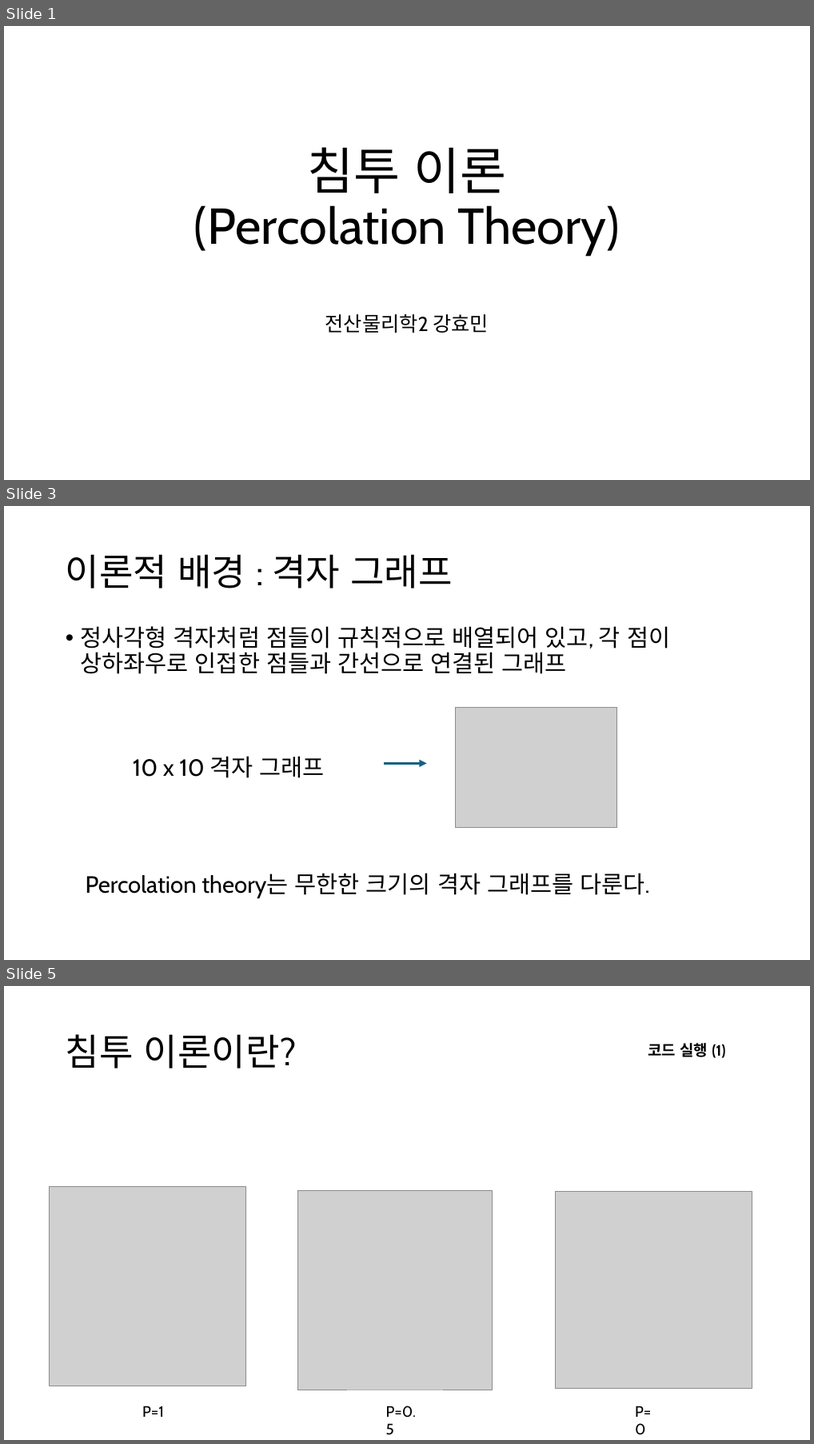
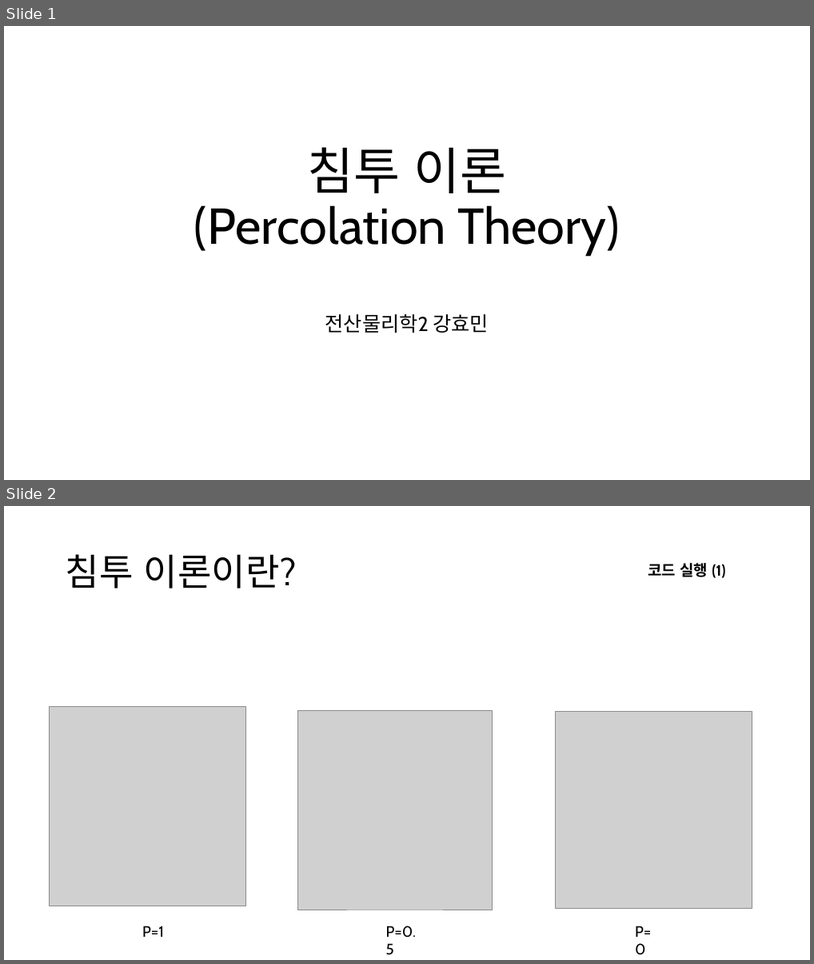
Before and after one commit to singrum/percolation-model, a slide deck: percolation.pptx. Shown one above the other, each under a label of ours: slides 1, 3 and 5 before the commit, slides 1 and 2 after it; the slides between them are not shown. The pictures are 814x1444 and 814x964 pixels, drawn with LibreOffice and Linux fonts; fonts in the diff are those of the drawing; grey boxes stand for pictures. Boxes give left, top, right and bottom in pixels: in the first picture for what was removed or moved away, otherwise in the second. Text is boxed around its words. In the diff, an @@ line names an element or a change of style, - is before the commit and + after.

```diff
--- a/percolation.pptx
+++ b/percolation.pptx
@@ slide 3 removed at [4, 506, 810, 960], background #FFFFFF @@
@@ title removed at [66, 554, 452, 588] @@
-이론적 배경 : 격자 그래프
@@ text removed at [81, 626, 670, 674] @@
-• 정사각형 격자처럼 점들이 규칙적으로 배열되어 있고, 각 점이 상하좌우로 인접한 점들과 간선으로 연결된 그래프
@@ picture removed at [456, 708, 618, 828] @@
@@ text removed at [133, 756, 325, 778] @@
-10 x 10 격자 그래프
@@ arrow removed from (385, 763) to (427, 763) @@
@@ text removed at [86, 872, 650, 898] @@
-Percolation theory는 무한한 크기의 격자 그래프를 다룬다.
@@ what was slide 5 is now slide 2 @@
```
Also in this commit, not shown: 6 slides changed, 1 slide added, 3 other slides removed, 1 other file.
